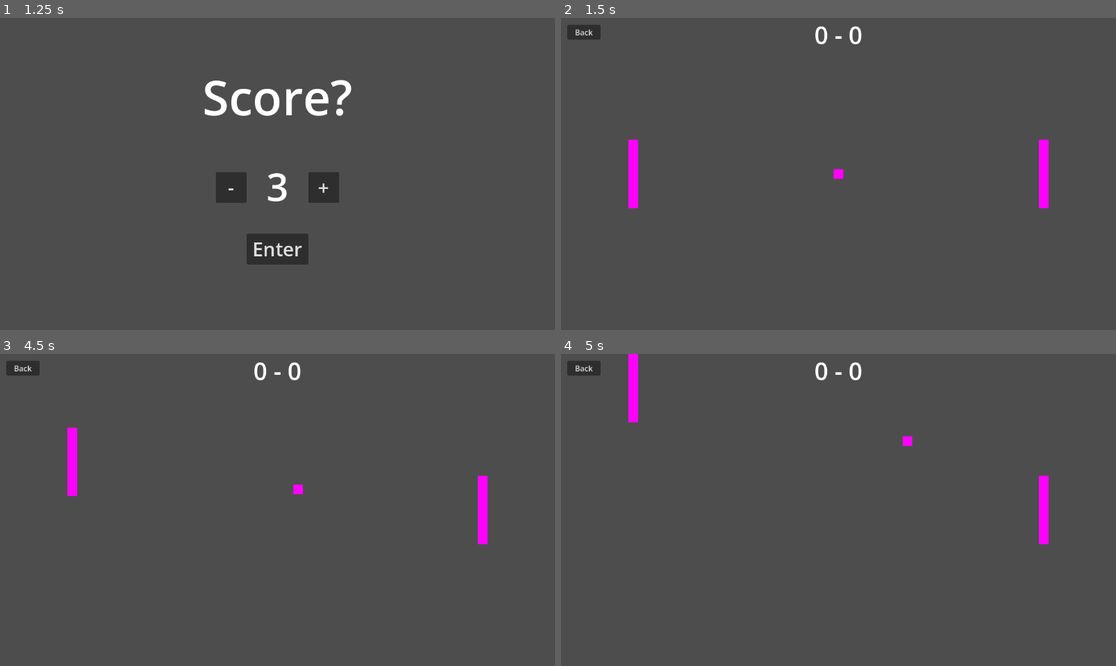
Above: before the commit, frames 1-4 (two rows, left to right).
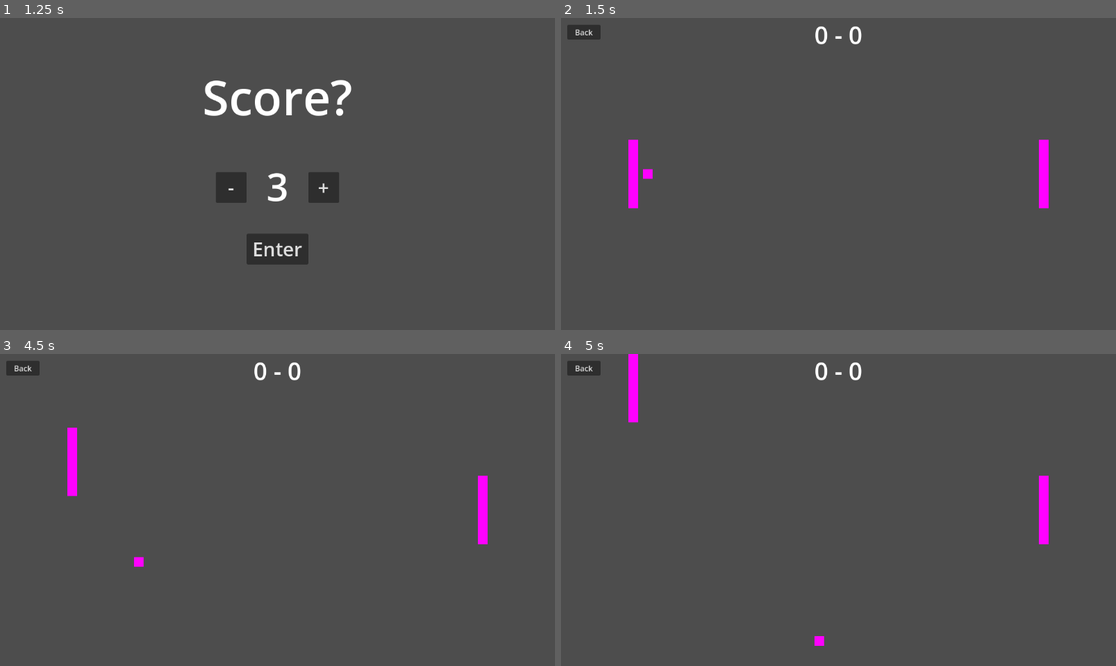
Above: after the commit, the same moments.

Repository: DragonSkywalker/Pong
Game: Godot game, scene res://Main Scenes/menu.tscn
Same seed, same stepped clock (60 frames per second), same inputs: the game is played once before the commit and once after it.
Inputs:
- Up to frame 1 (1.25 s): click "Play" at 0.5 s
- Up to frame 2 (1.5 s): click "Enter" at 1.25 s
- Up to frame 3 (4.5 s): click "Back" at 2 s; click "Play" at 2.75 s; click "Enter" at 3.5 s; tap Enter (ui_accept) at 4.25 s; hold W (player1_up) from 4.28 s (still down)
- Up to frame 4 (5 s): keep holding W (player1_up); tap Enter (ui_accept) at 4.52 s

Frame 1 is identical in both runs. In frame 2, 0.1% of the frame differs, in the area x 14-51%, y 48-52%; in frame 3, 0.1%; in frame 4, 0.1%.

Commit message:
Implemented that loser gets to serve
and randomize at the start

Diff:
--- a/Global/Game.gd
+++ b/Global/Game.gd
@@ -4,8 +4,9 @@
 var maxScore = 0
 var player1Score = 0
 var player2Score = 0
+var lastLoser = 0
 var ballSpeed = ballInitialSpeed
 const keepSpeedBetweenRounds = false
 const playerSpeed = 500.0
-const ballAcceleration = 100.0
-const ballInitialSpeed = 200.0
+const ballAcceleration = 10.0
+const ballInitialSpeed = 500.0
--- a/Main Scenes/field.gd
+++ b/Main Scenes/field.gd
@@ -5,7 +5,7 @@
 func _process(delta):
 	if not get_node("Objects/Ball"):
 		var ballTemp = ball.instantiate()
-		ballTemp.position = Vector2(576, 324)
+		ballTemp.position = Vector2(576, -137)
 		get_node("Objects").add_child(ballTemp)
 	if Input.is_action_pressed("ui_accept"):
 		get_node("Objects/Ball").hasStarted = true
@@ -25,11 +25,13 @@
 
 func _on_player_1_death_box_body_entered(body):
 	if body.name == "Ball":
+		Game.lastLoser = 1
 		Game.player2Score += 1
 		body.queue_free()
 
 
 func _on_player_2_death_box_body_entered(body):
 	if body.name == "Ball":
+		Game.lastLoser = 2
 		Game.player1Score += 1
 		body.queue_free()
--- a/Main Scenes/field.tscn
+++ b/Main Scenes/field.tscn
@@ -33,7 +33,7 @@
 [node name="Objects" type="Node2D" parent="."]
 
 [node name="Ball" parent="Objects" instance=ExtResource("1_ce66m")]
-position = Vector2(576, 324)
+position = Vector2(576, -137)
 
 [node name="Player1" parent="Objects" instance=ExtResource("1_sy2fa")]
 position = Vector2(150, 324)
--- a/Objects/ball.gd
+++ b/Objects/ball.gd
@@ -6,14 +6,9 @@
 func _ready():
 	if not Game.keepSpeedBetweenRounds:
 		Game.ballSpeed = Game.ballInitialSpeed
-	var rng = RandomNumberGenerator.new()
+
 	var rng2 = RandomNumberGenerator.new()
-	direction.x = rng.randi_range(0, 1)
-	direction.y = rng2.randi_range(0, 1)
-	if direction.x == 0:
-		direction.x = -1
-	if direction.y == 0:
-		direction.y = -1
+	direction.y = rng2.randi_range(0, 1) * 2 - 1
 
 func _physics_process(delta):
 	if hasStarted:
@@ -28,3 +23,14 @@
 					Game.ballSpeed += Game.ballAcceleration
 			else:
 				direction.y *= -1
+	else:
+		if Game.lastLoser == 1:
+			position = get_node("../Player1").position + Vector2(30, 0)
+			direction.x = 1
+
+		elif Game.lastLoser == 2:
+			position = get_node("../Player2").position + Vector2(-30, 0)
+			direction.x = -1
+		else:
+			var rng = RandomNumberGenerator.new()
+			Game.lastLoser = rng.randi_range(0, 1) * 2 - 1
Not shown, changed: ToDo.txt
